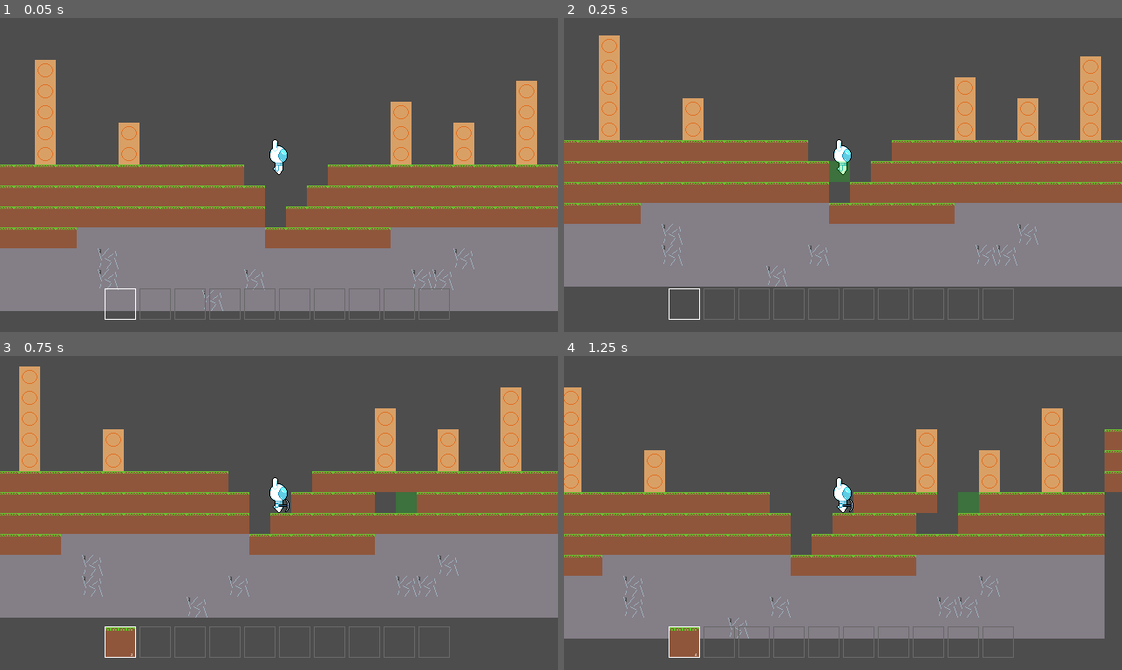
Above: before the commit, frames 1-4 (two rows, left to right).
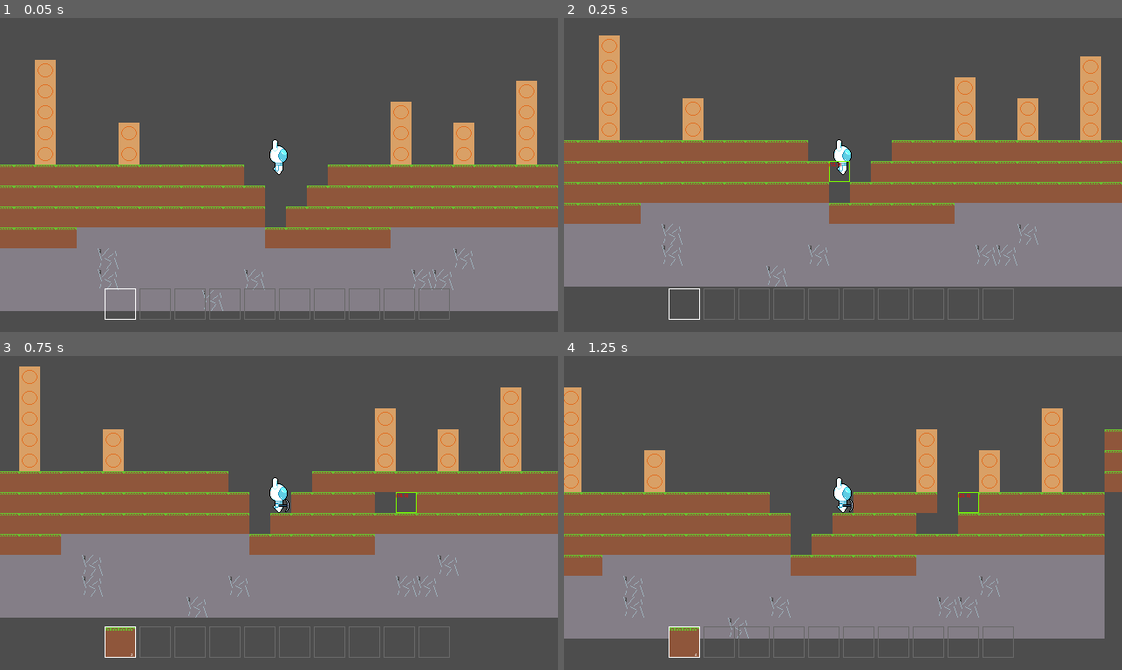
Above: after the commit, the same moments.

Repository: GriffinRio/Game-likeJam10
Game: Godot game, scene res://main.tscn
Two runs of this game, one before a commit and one after it. Both use one fixed random seed, a clock stepped at 60 frames per second and the inputs below.
Inputs (mouse positions are in pixels of both pictures, inside the frame that each line leads up to):
- Up to frame 1 (0.05 s): no input
- Up to frame 2 (0.25 s): no input
- Up to frame 3 (0.75 s): move the mouse to (401, 497) at 0.52 s; press the mouse at (401, 497) at 0.53 s; hold D (Move_Right) from 0.53 s (still down)
- Up to frame 4 (1.25 s): keep holding D (Move_Right); tap W (Jump) at 0.77 s

Frame 1 is identical in both runs. In frame 2, 0.2% of the frame differs, in the area x 47-52%, y 45-53%; in frame 3, 0.2%; in frame 4, 0.2%.
Error after the commit: Invalid call. Nonexistent function 'tilemap_position' in base 'CharacterBody2D (Player)'. (res://main.gd:25)

Commit message:
Updated how highlight is done. added tilemap coord for debug

Diff:
--- a/gameLikeJam10/Environment/tile_map.gd
+++ b/gameLikeJam10/Environment/tile_map.gd
@@ -8,15 +8,13 @@
 const EMPTY_TILE = Vector2i(-1,-1)
 const TILE_SIZE = 24
 
-@onready var highlight: MeshInstance2D = $Highlight
 @onready var tile_layer: TileMapLayer = $TileLayer
 ## Allows all nodes/scripts to convert coordinates to tile_map coords
 static func map_coord(position : Vector2) -> Vector2i:
 	return Vector2i(floor(position/TILE_SIZE))
 
-## Moves highlight to center position of tile at mouse_position
-func highlight_block(mouse_position):
-	highlight.position = tile_layer.map_to_local(mouse_position)
+static func local_coord(position : Vector2i) -> Vector2:
+	return Vector2i(position * TILE_SIZE)
 
 ## Makes sure block can be placed and then does so. Emits block_placed to remove block from player inventory
 func place_block(mouse_position, block : Vector2i):
--- a/gameLikeJam10/Environment/tile_map.tscn
+++ b/gameLikeJam10/Environment/tile_map.tscn
@@ -30,16 +30,9 @@
 custom_data_layer_0/type = 24
 sources/1 = SubResource("TileSetAtlasSource_3dr34")
 
-[sub_resource type="BoxMesh" id="BoxMesh_1n30v"]
-size = Vector3(24, 24, 1)
-
 [node name="TileMap" type="Node2D" unique_id=968644839]
 script = ExtResource("2_1n30v")
 
 [node name="TileLayer" type="TileMapLayer" parent="." unique_id=1278679280]
 tile_map_data = PackedByteArray("AAAAAAgAAQABAAAAAAABAAgAAQABAAAAAAACAAgAAQABAAAAAAADAAgAAQABAAAAAAAEAAgAAQABAAAAAAAFAA …(3344 unchanged characters)…
 tile_set = SubResource("TileSet_ew3cy")
-
-[node name="Highlight" type="MeshInstance2D" parent="." unique_id=1314912433]
-modulate = Color(0, 1, 0, 0.10980392)
-mesh = SubResource("BoxMesh_1n30v")
--- /dev/null
+++ b/gameLikeJam10/UI/highlight.gd
@@ -0,0 +1,19 @@
+extends Control
+class_name Highlight
+
+@onready var panel: Panel = $Panel
+@onready var DEBUG_label: Label = $DEBUG_Label
+
+# Called when the node enters the scene tree for the first time.
+func _ready() -> void:
+	panel.get_theme_stylebox("panel").border_color = Color.LAWN_GREEN
+	DEBUG_label.text = ""
+
+
+# Called every frame. 'delta' is the elapsed time since the previous frame.
+func _process(delta: float) -> void:
+	pass
+
+func update_position(mouse_position : Vector2i):
+	position = Tile_Map.local_coord(mouse_position)
+	DEBUG_label.text = str(mouse_position)
--- /dev/null
+++ b/gameLikeJam10/UI/highlight.tscn
@@ -0,0 +1,37 @@
+[gd_scene format=3 uid="uid://ci1r1205qqwnk"]
+
+[ext_resource type="Script" uid="uid://uw84mahxw5dm" path="res://UI/highlight.gd" id="1_x3h2j"]
+
+[sub_resource type="StyleBoxFlat" id="StyleBoxFlat_t8slr"]
+bg_color = Color(0.60038817, 0.60038817, 0.60038817, 0)
+border_width_left = 1
+border_width_top = 1
+border_width_right = 1
+border_width_bottom = 1
+border_color = Color(0, 1, 0, 1)
+
+[sub_resource type="LabelSettings" id="LabelSettings_anydf"]
+font_size = 5
+font_color = Color(1, 0, 0, 1)
+
+[node name="Highlight" type="Control" unique_id=1303803340]
+layout_mode = 3
+anchors_preset = 0
+offset_right = 24.0
+offset_bottom = 24.0
+script = ExtResource("1_x3h2j")
+
+[node name="Panel" type="Panel" parent="." unique_id=169979228]
+layout_mode = 1
+anchors_preset = 15
+anchor_right = 1.0
+anchor_bottom = 1.0
+grow_horizontal = 2
+grow_vertical = 2
+theme_override_styles/panel = SubResource("StyleBoxFlat_t8slr")
+
+[node name="DEBUG_Label" type="Label" parent="." unique_id=1973751001]
+layout_mode = 1
+offset_right = 19.0
+offset_bottom = 7.0
+label_settings = SubResource("LabelSettings_anydf")
--- a/gameLikeJam10/main.gd
+++ b/gameLikeJam10/main.gd
@@ -1,31 +1,32 @@
 extends Node2D
 class_name Main
 ## Constantly stores mouse position in tile_map terms
-var mouse_positiion
+var mouse_position
 @onready var tile_map: Tile_Map = $TileMap
 @onready var player: Player = $Player
-@onready var hotbar: Hotbar = $CanvasLayer/Hotbar
+@onready var hotbar: Hotbar = $CameraUI/Hotbar
+@onready var highlight: Highlight = $WorldUI/Highlight
 
 
 # Intializes
 func _ready() -> void:
-	mouse_positiion = Tile_Map.map_coord(get_local_mouse_position())
+	mouse_position = Tile_Map.map_coord(get_local_mouse_position())
 
 # Updates mouse_position
 func _process(delta: float) -> void:
 	var new_mouse_position = Tile_Map.map_coord(get_local_mouse_position())
-	if(mouse_positiion != new_mouse_position):
-		mouse_positiion = new_mouse_position
-		tile_map.highlight_block(mouse_positiion)
+	if(mouse_position != new_mouse_position):
+		mouse_position = new_mouse_position
+		highlight.update_position(mouse_position)
 
-# TODO: Maybe directly connect player to tilemap? up/down good practice?
 ## Connects player destroy to tile_map destroy
 func _on_player_destroy_block() -> void:
-	tile_map.destroy_block(mouse_positiion)
+	tile_map.destroy_block(mouse_position)
+	print(player.tilemap_position())
 
 ## Connects player place to tile_map place
 func _on_player_place_block(block: Item) -> void:
-	tile_map.place_block(mouse_positiion, block.block)
+	tile_map.place_block(mouse_position, block.block)
 
 ## Connects player inventory to tile_map destroy
 func _on_tile_map_block_destroyed(block: Block) -> void:
--- a/gameLikeJam10/main.tscn
+++ b/gameLikeJam10/main.tscn
@@ -4,6 +4,7 @@
 [ext_resource type="PackedScene" uid="uid://bhlve66jvy8o2" path="res://Characters/player.tscn" id="1_ig7tw"]
 [ext_resource type="PackedScene" uid="uid://cg211pusphqds" path="res://Environment/tile_map.tscn" id="2_0xm2m"]
 [ext_resource type="PackedScene" uid="uid://qntxa88dg8jv" path="res://UI/hotbar.tscn" id="4_1bvp3"]
+[ext_resource type="PackedScene" uid="uid://ci1r1205qqwnk" path="res://UI/highlight.tscn" id="5_lquwl"]
 
 [node name="Main" type="Node2D" unique_id=1355193467]
 script = ExtResource("1_h2yge")
@@ -13,9 +14,15 @@
 
 [node name="TileMap" parent="." unique_id=968644839 instance=ExtResource("2_0xm2m")]
 
-[node name="CanvasLayer" type="CanvasLayer" parent="." unique_id=399838894]
+[node name="WorldUI" type="CanvasLayer" parent="." unique_id=1472346036]
+follow_viewport_enabled = true
 
-[node name="Hotbar" parent="CanvasLayer" unique_id=1187527943 instance=ExtResource("4_1bvp3")]
+[node name="Highlight" parent="WorldUI" unique_id=1303803340 instance=ExtResource("5_lquwl")]
+
+[node name="CameraUI" type="CanvasLayer" parent="." unique_id=399838894]
+layer = 10
+
+[node name="Hotbar" parent="CameraUI" unique_id=1187527943 instance=ExtResource("4_1bvp3")]
 anchors_preset = 7
 anchor_left = 0.5
 anchor_top = 1.0
Not shown, added: gameLikeJam10/UI/highlight.gd.uid
